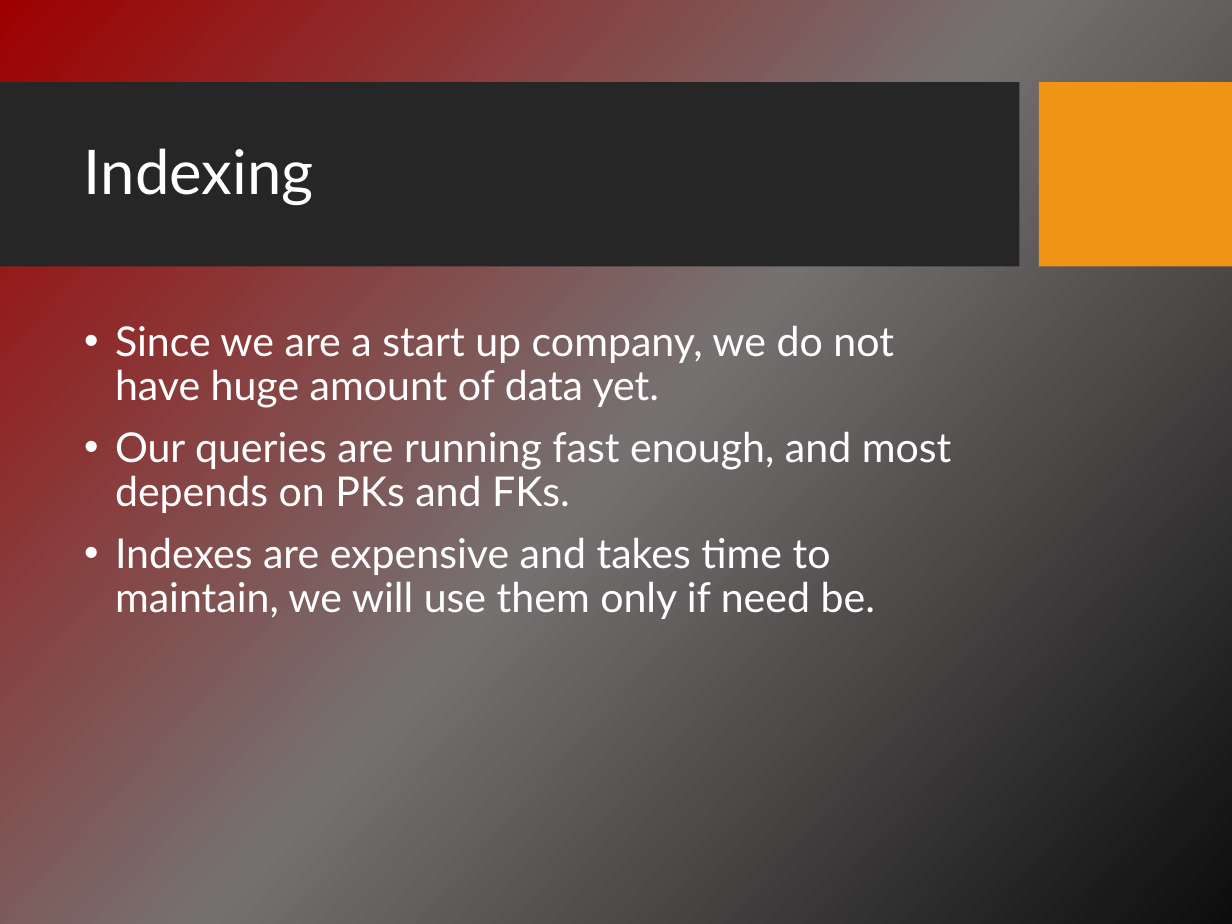
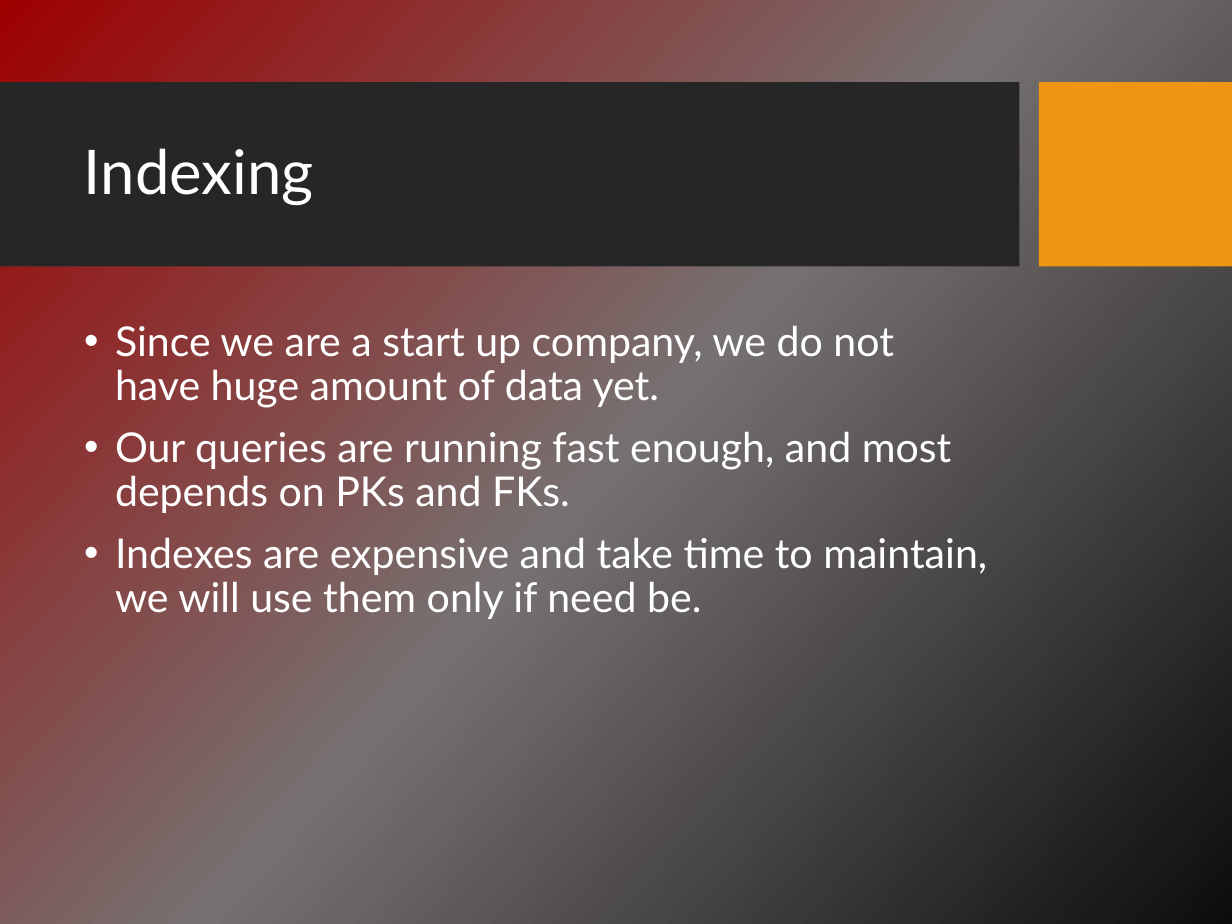
Before and after one commit to asmaalbarakati/Dayesda, a slide deck: slide 12 of Presentation.pptx. Drawn at 1232x924 pixels with LibreOffice and Linux fonts; fonts in the diff are those of the drawing; background and template pictures are left out. Boxes give left, top, right and bottom in pixels: in the first picture for what was removed or moved away, otherwise in the second. Text is boxed around its words. In the diff, an @@ line names an element or a change of style, - is before the commit and + after.

```diff
--- a/Presentation.pptx
+++ b/Presentation.pptx
@@ text at [115,537,987,619]: text changed @@
-• Indexes are expensive and takes time to maintain, we will use them only if need be.
+• Indexes are expensive and take time to maintain, we will use them only if need be.
```
Also in this commit, not shown: 5 other slides changed, 3 other files.
